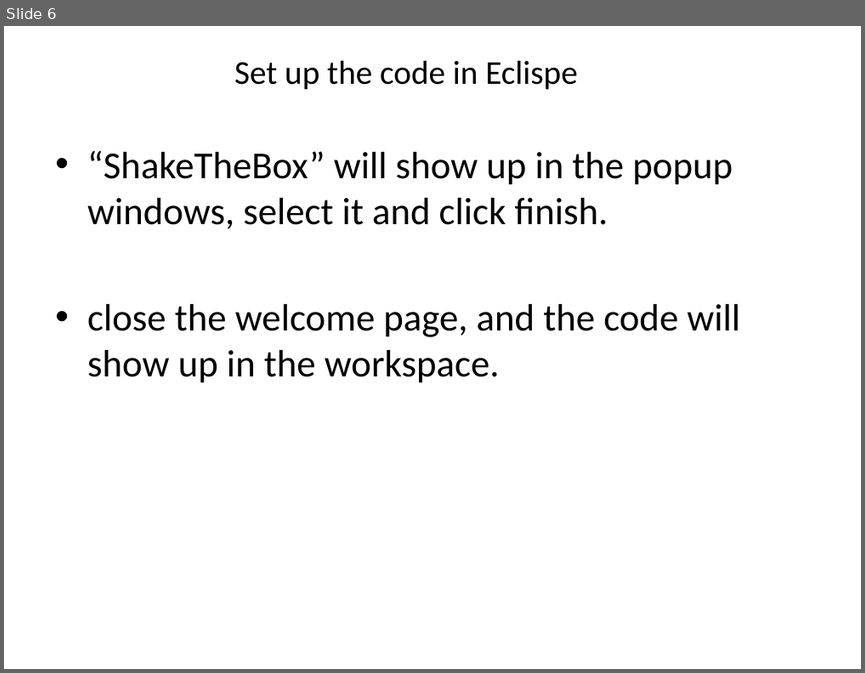
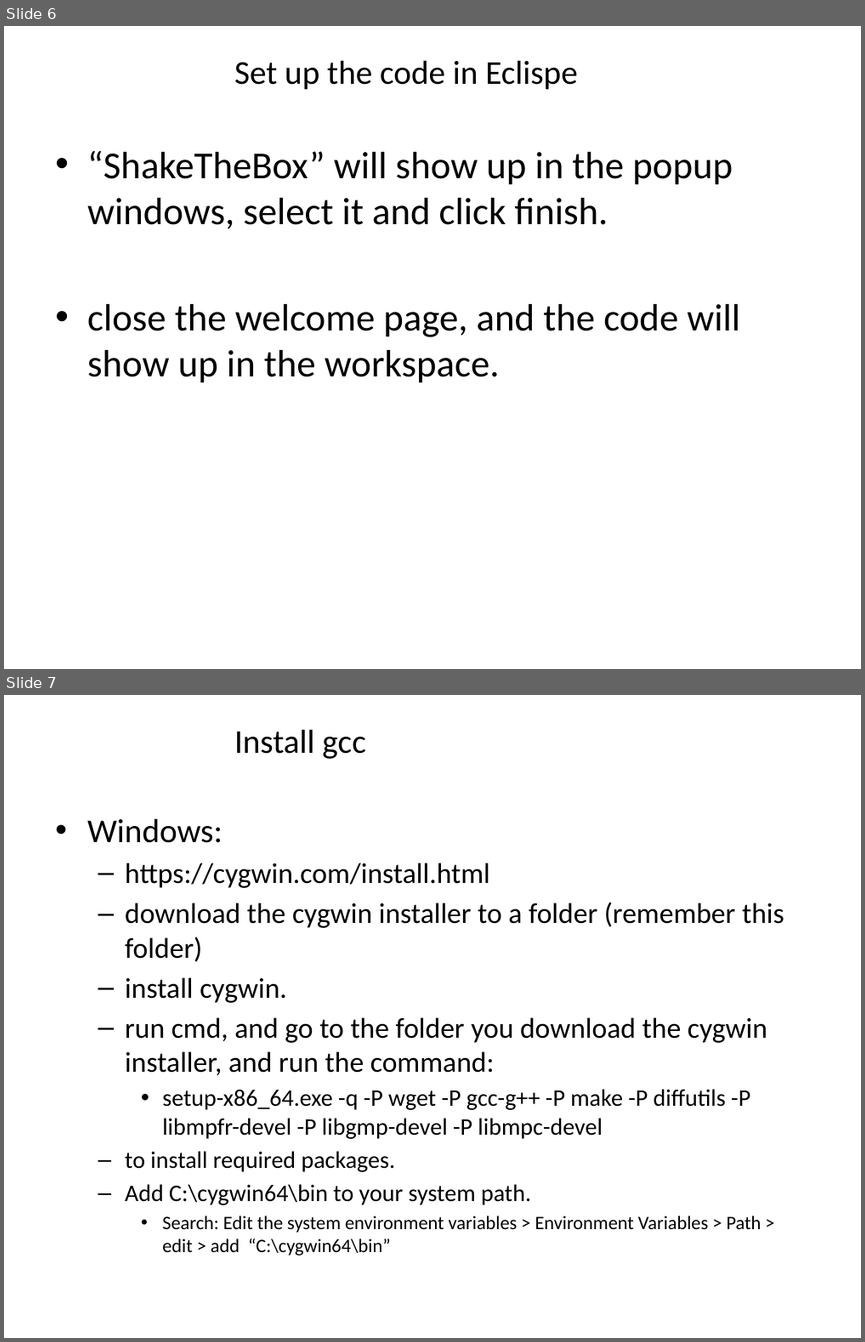
Before and after one commit to JHU-NI-LAB/OpenLPT_Shake-The-Box, a slide deck: Tutourial for OpenLPT.pptx. Shown one above the other, each under a label of ours: slide 6 before the commit, slides 6 and 7 after it. The pictures are 865x673 and 865x1342 pixels, drawn with LibreOffice and Linux fonts; fonts in the diff are those of the drawing; background and template pictures are left out. Boxes give left, top, right and bottom in pixels: in the first picture for what was removed or moved away, otherwise in the second. Text is boxed around its words. In the diff, an @@ line names an element or a change of style, - is before the commit and + after.

Commit message:
make the code compatible for windows

```diff
--- a/Tutourial for OpenLPT.pptx
+++ b/Tutourial for OpenLPT.pptx
@@ slide 7 added at (x1=4, y1=695, x2=861, y2=1338), background picture (left out) @@
@@ title added at (x1=234, y1=729, x2=365, y2=759), 28 pt, text #000000 @@
+Install gcc
@@ text added at (x1=87, y1=818, x2=784, y2=1255), 24 pt, text #000000 @@
+• Windows:
+  – https://cygwin.com/install.html
+  – download the cygwin installer to a folder (remember this folder)
+  – install cygwin.
+  – run cmd, and go to the folder you download the cygwin installer, and run the command:
+    • setup-x86_64.exe -q -P wget -P gcc-g++ -P make -P diffutils -P libmpfr-devel -P libgmp-devel -P libmpc-devel
+  – to install required packages.
+  – Add C:\cygwin64\bin to your system path.
+    • Search: Edit the system environment variables > Environment Variables > Path > edit > add “C:\cygwin64\bin”
```
Also in this commit, not shown: 1 other slide added, 1 other file.
